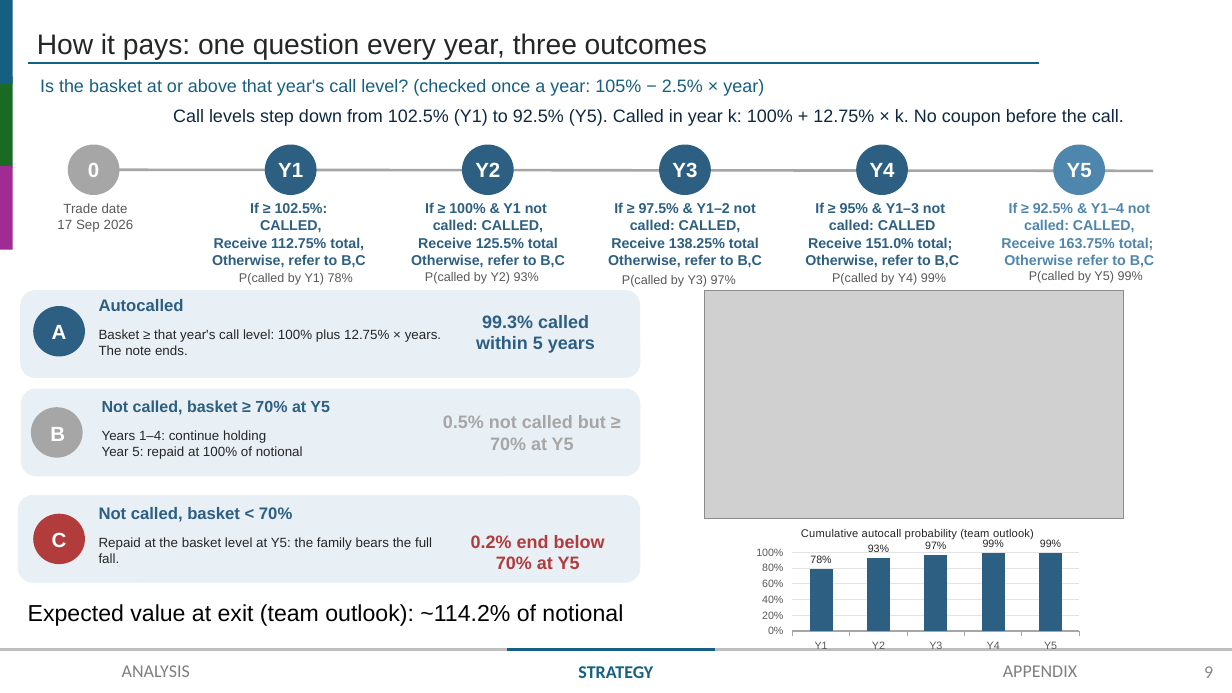
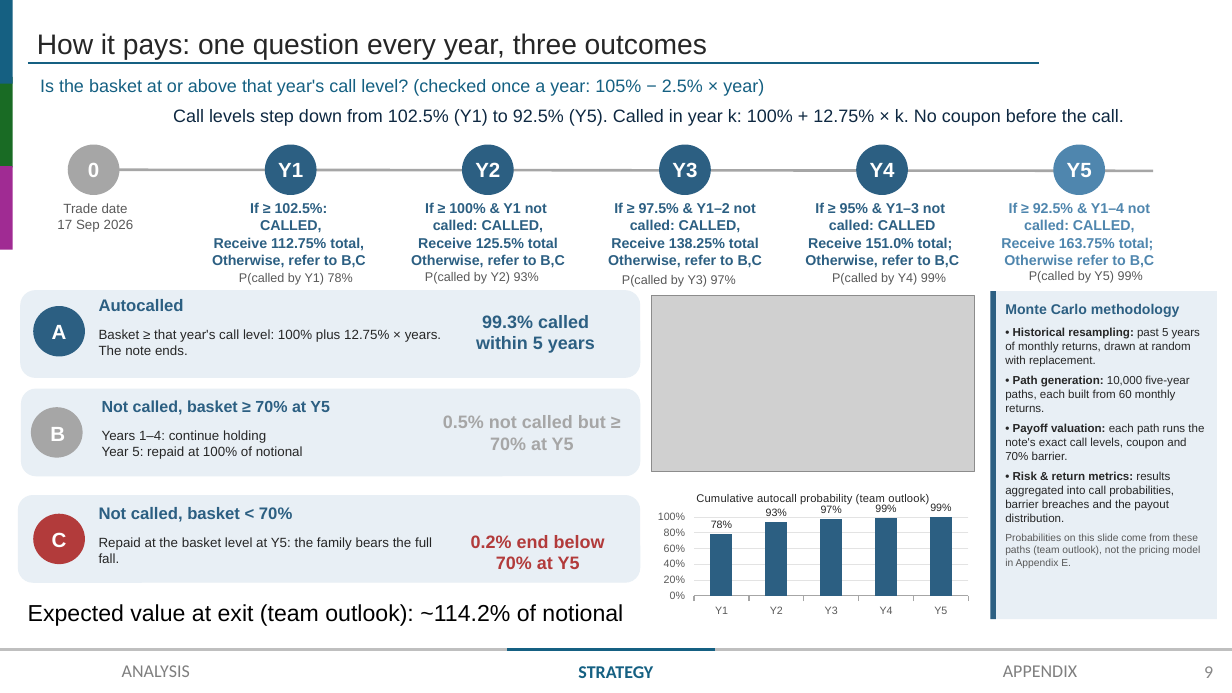
Before and after one commit to benjaminlhl/natixis-case-comp, a slide deck: slide 9 of deck/NAT-fixed.pptx. Drawn at 1232x693 pixels with LibreOffice and Linux fonts; fonts in the diff are those of the drawing; grey boxes stand for pictures. Boxes give left, top, right and bottom in pixels: in the first picture for what was removed or moved away, otherwise in the second. Text is boxed around its words. In the diff, an @@ line names an element or a change of style, - is before the commit and + after.

```diff
--- a/deck/NAT-fixed.pptx
+++ b/deck/NAT-fixed.pptx
@@ picture: place and size @@
-picture at bbox=[705, 290, 1125, 518]
+picture at bbox=[652, 296, 975, 471]
@@ rectangle added at bbox=[991, 291, 1217, 619], fill #E8EFF5 @@
@@ rectangle added at bbox=[991, 291, 996, 619], fill #2C5F82 @@
@@ text added at bbox=[1005, 327, 1204, 568], 9 pt, text #262626 @@
+Monte Carlo methodology
+• Historical resampling: past 5 years of monthly returns, drawn at random with replacement.
+• Path generation: 10,000 five-year paths, each built from 60 monthly returns.
+• Payoff valuation: each path runs the note's exact call levels, coupon and 70% barrier.
+• Risk & return metrics: results aggregated into call probabilities, barrier breaches and the payout distribution.
+Probabilities on this slide come from these paths (team outlook), not the pricing model in Appendix E.
@@ column chart: place and size @@
-column chart at bbox=[750, 516, 1086, 654]
+column chart at bbox=[652, 481, 975, 619]
```
Also in this commit, not shown: 2 other files.
